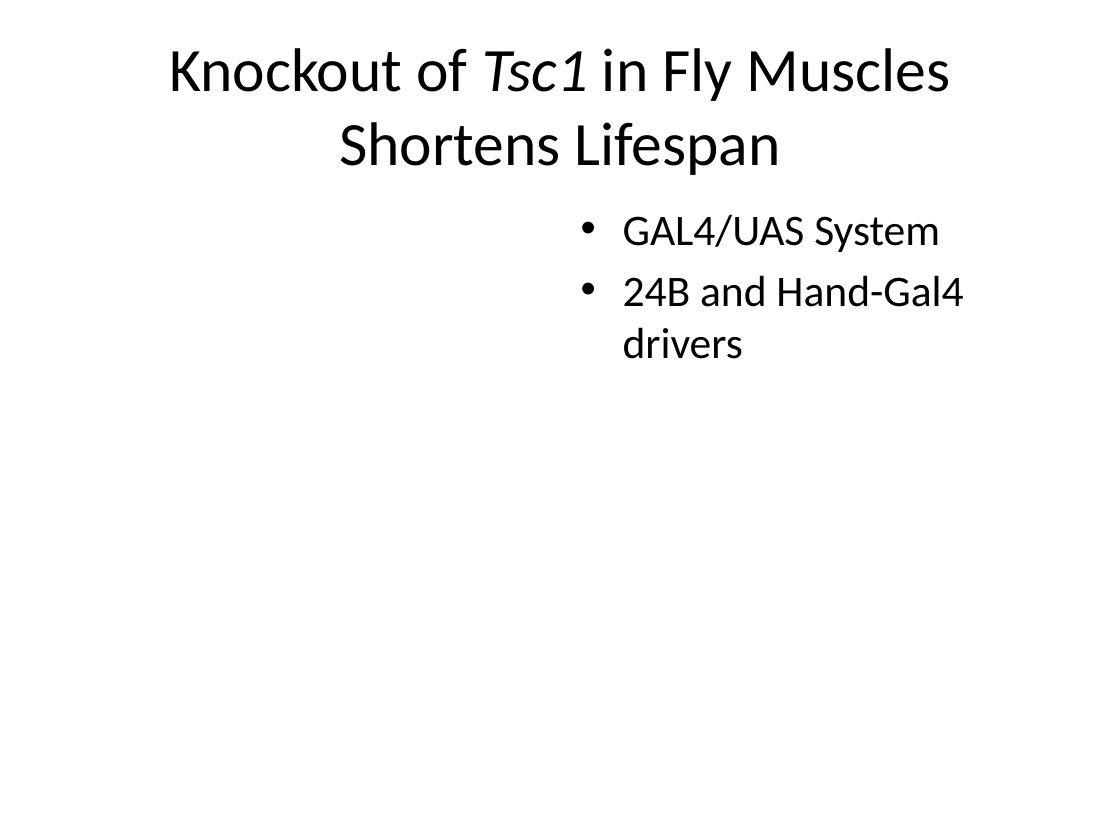
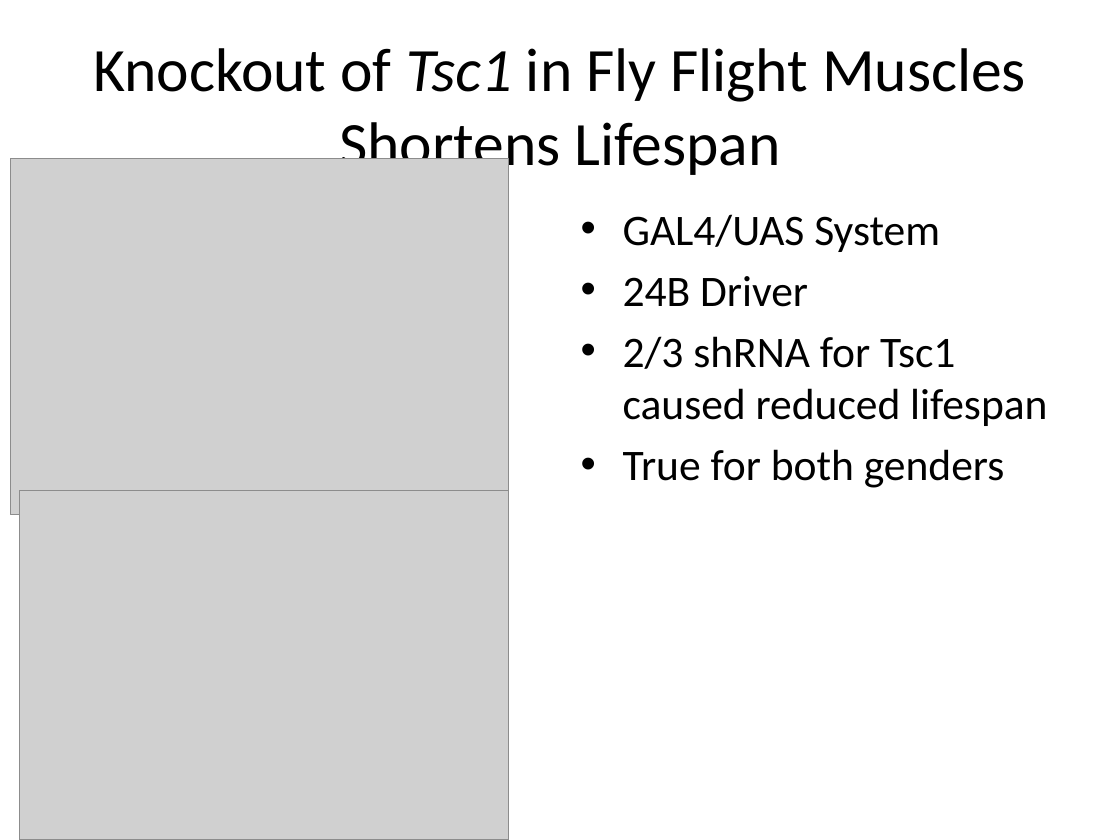
Before and after one commit to BridgesLab/DrosophilaMuscleFunction, a slide deck: slide 4 of Manuscripts/Muscle Tsc1 Aging Paper/Data Summary.pptx. Drawn at 1120x840 pixels with LibreOffice and Linux fonts; fonts in the diff are those of the drawing; grey boxes stand for pictures. Boxes give left, top, right and bottom in pixels: in the first picture for what was removed or moved away, otherwise in the second. Text is boxed around its words. In the diff, an @@ line names an element or a change of style, - is before the commit and + after.

Commit message:
Created script to analyze 24B and Hand knockdown of Tsc1, part of issue #24

```diff
--- a/Manuscripts/Muscle Tsc1 Aging Paper/Data Summary.pptx
+++ b/Manuscripts/Muscle Tsc1 Aging Paper/Data Summary.pptx
@@ title at bbox=[93, 48, 1026, 180]: text changed @@
-Knockout of Tsc1 in Fly Muscles Shortens Lifespan
+Knockout of Tsc1 in Fly Flight Muscles Shortens Lifespan
@@ picture added at bbox=[10, 159, 508, 515] @@
@@ text at bbox=[623, 276, 1047, 488]: text changed @@
-• 24B and Hand-Gal4 drivers
+• 24B Driver
+• 2/3 shRNA for Tsc1 caused reduced lifespan
+• True for both genders
@@ picture added at bbox=[20, 491, 510, 840] @@
```
Also in this commit, not shown: 1 other slide changed, 1 slide added, 32 other files.
